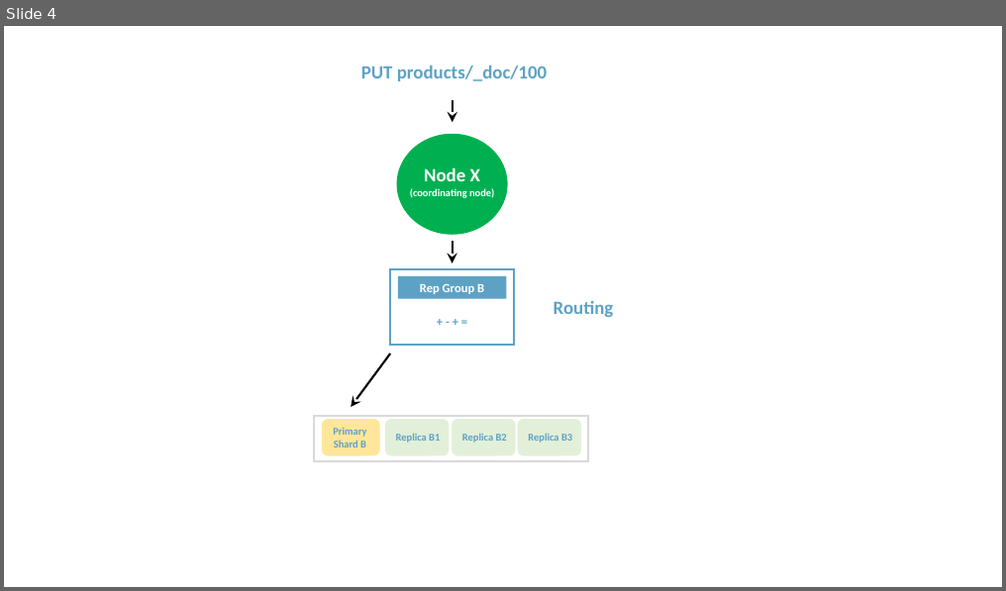
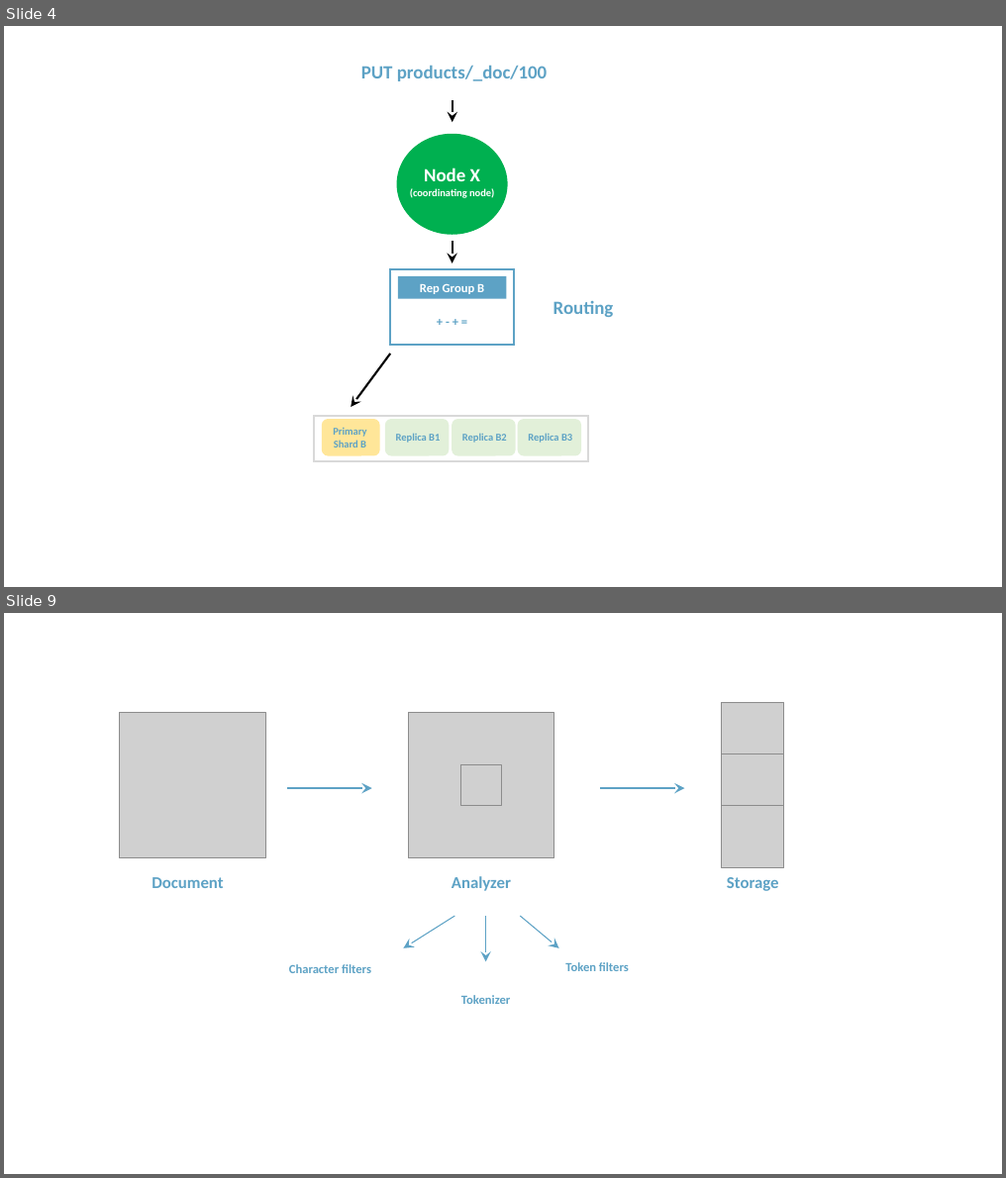
Before and after one commit to rudaks-han/book-summary, a slide deck: complete-guide-to-elasticsearch/프레젠테이션1.pptx. Shown one above the other, each under a label of ours: slide 4 before the commit, slides 4 and 9 after it; the slides between them are not shown. The pictures are 1006x591 and 1006x1178 pixels, drawn with LibreOffice and Linux fonts; fonts in the diff are those of the drawing; grey boxes stand for pictures. Boxes give left, top, right and bottom in pixels: in the first picture for what was removed or moved away, otherwise in the second. Text is boxed around its words. In the diff, an @@ line names an element or a change of style, - is before the commit and + after.

```diff
--- a/complete-guide-to-elasticsearch/프레젠테이션1.pptx
+++ b/complete-guide-to-elasticsearch/프레젠테이션1.pptx
@@ slide 9 added at (4,613,1002,1174), background #FFFFFF @@
@@ picture added at (119,712,265,858) @@
@@ picture added at (408,712,554,858) @@
@@ picture added at (722,702,784,764) @@
@@ picture added at (722,754,784,816) @@
@@ arrow added from (287, 788) to (372, 788), #5DA2C5 2 pt @@
@@ picture added at (460,764,502,805) @@
@@ arrow added from (600, 788) to (685, 788), #5DA2C5 2 pt @@
@@ picture added at (722,806,784,868) @@
@@ text added at (152,877,223,888), 16 pt, text #5DA2C5, bold @@
+Document
@@ text added at (451,876,511,891), 16 pt, text #5DA2C5, bold @@
+Analyzer
@@ text added at (727,877,779,891), 16 pt, text #5DA2C5, bold @@
+Storage
@@ arrow added from (454, 916) to (404, 949), #5DA2C5 1 pt @@
@@ arrow added from (486, 916) to (486, 961), #5DA2C5 1 pt @@
@@ arrow added from (521, 916) to (558, 949), #5DA2C5 1 pt @@
@@ text added at (289,964,371,973), 12 pt, text #5DA2C5, bold @@
+Character filters
@@ text added at (565,962,629,971), 12 pt, text #5DA2C5, bold @@
+Token filters
@@ text added at (461,995,510,1004), 12 pt, text #5DA2C5, bold @@
+Tokenizer
```
Also in this commit, not shown: 5 other slides added, 11 other files.
